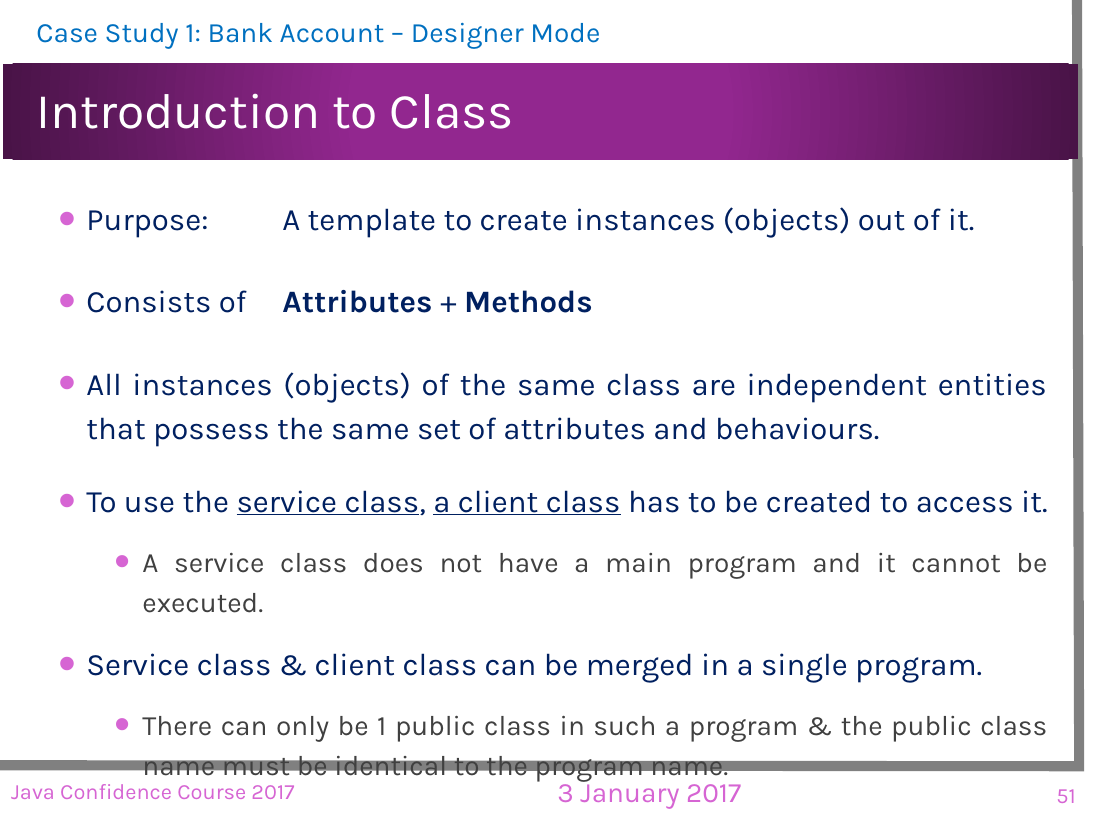
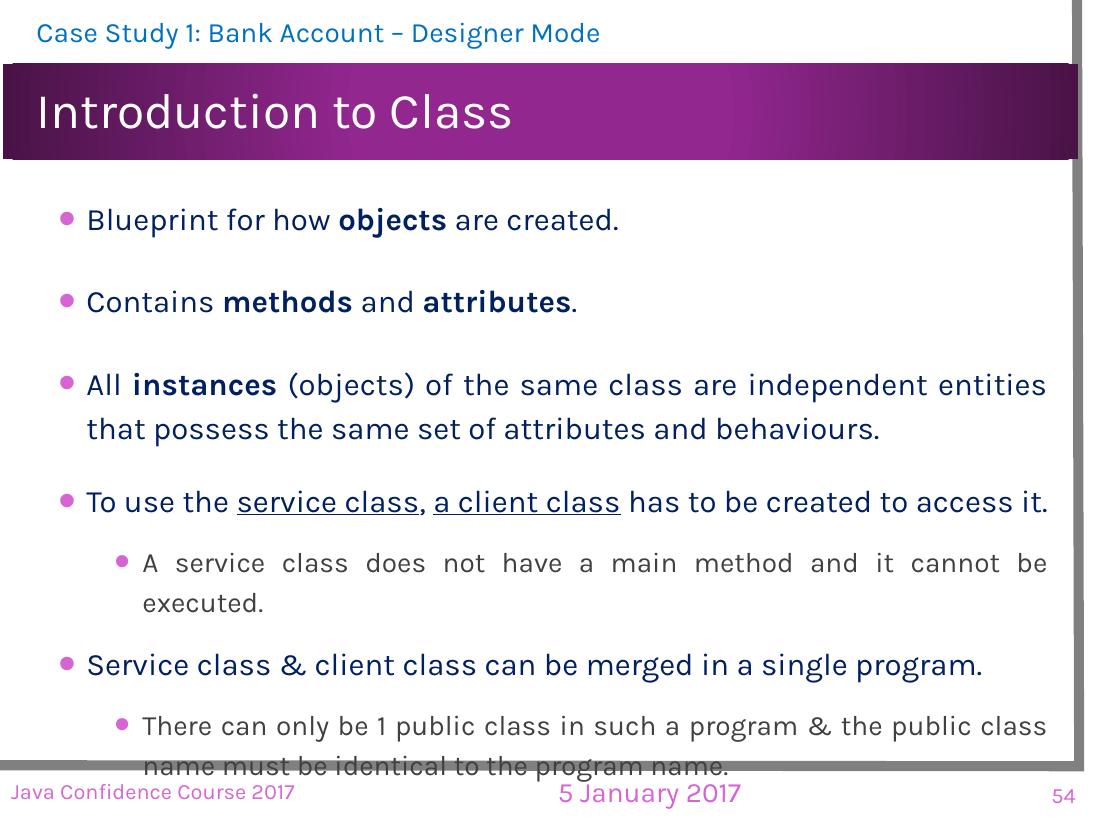
Before and after one commit to landuomu/JCC2017, a slide deck: slide 54 of Slides/JCC2017.pptx (slide 51 before the commit). Drawn at 1120x840 pixels with LibreOffice and Linux fonts; fonts in the diff are those of the drawing; background and template pictures are left out. Boxes give left, top, right and bottom in pixels: in the first picture for what was removed or moved away, otherwise in the second. Text is boxed around its words. In the diff, an @@ line names an element or a change of style, - is before the commit and + after.

```diff
--- a/Slides/JCC2017.pptx
+++ b/Slides/JCC2017.pptx
@@ text at <box>86,208,618,313</box>: text changed @@
-• Purpose: A template to create instances (objects) out of it.
-• Consists of Attributes + Methods
+• Blueprint for how objects are created.
+• Contains methods and attributes.
@@ text at <box>86,372,1047,447</box>: bold on in "instances" @@
@@ text at <box>142,553,1047,613</box>: text changed @@
-  • A service class does not have a main program and it cannot be executed.
+  • A service class does not have a main method and it cannot be executed.
@@ text at <box>558,776,741,808</box>: text changed @@
-3 January 2017
+5 January 2017
@@ page number at <box>1051,789,1075,803</box>: text changed @@
-51
+54
```
Also in this commit, not shown: 73 other slides changed, 5 slides added, 1 slide removed.
